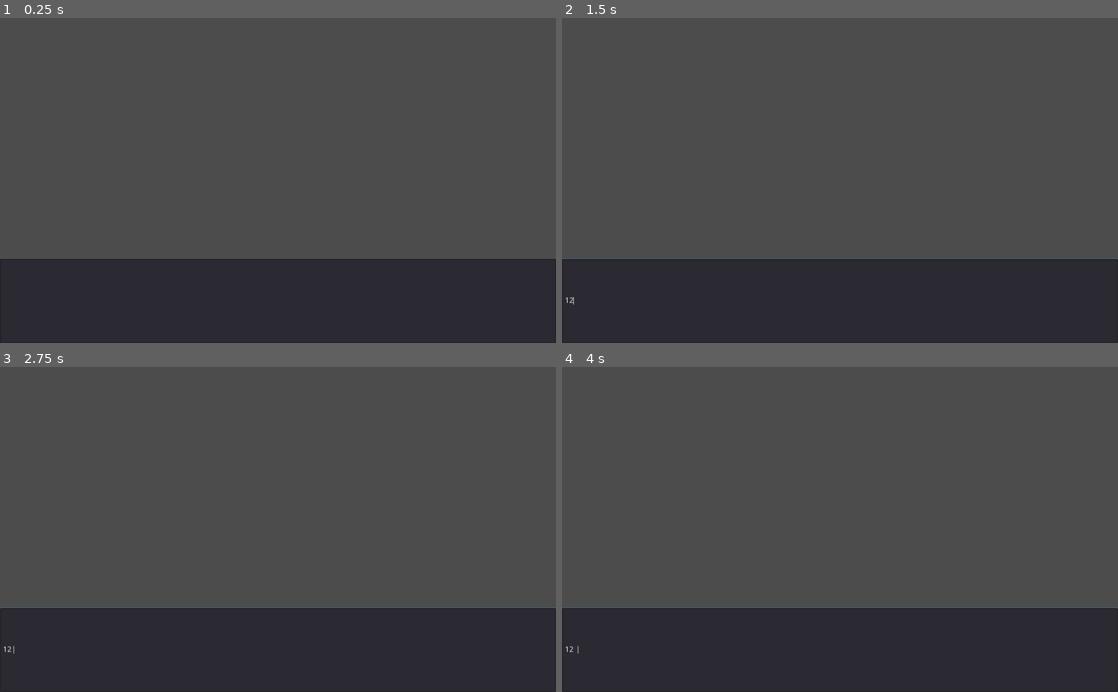
Above: before the commit, frames 1-4 (two rows, left to right).
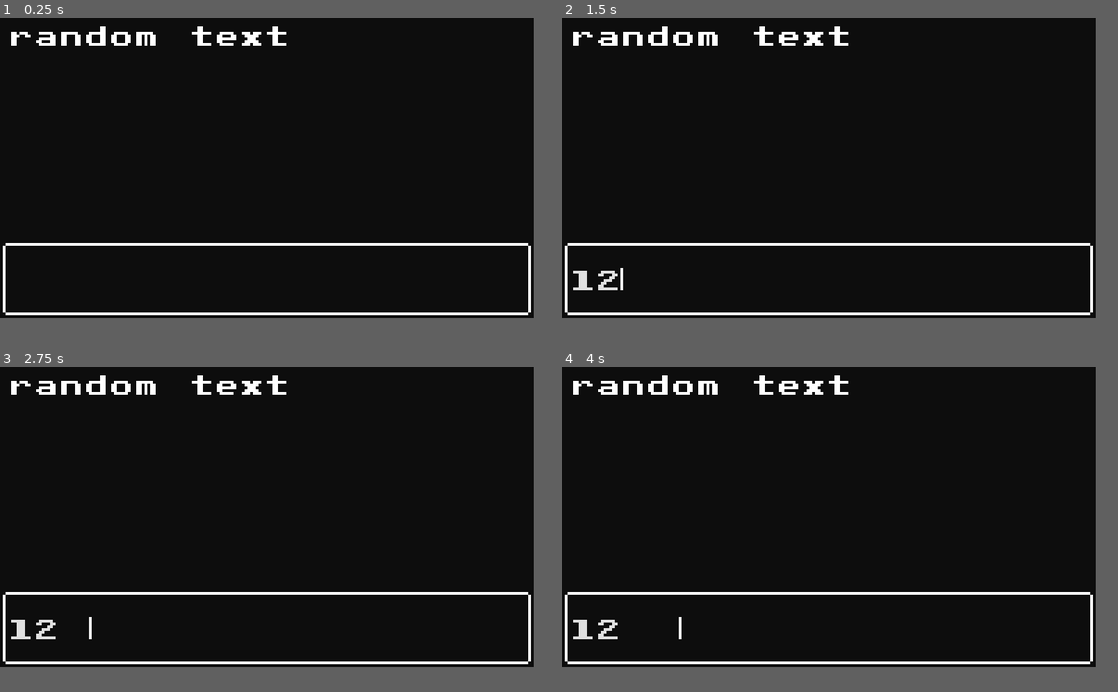
Above: after the commit, the same moments.

Repository: Rhubaruth/3D6_Rogue
Game: Godot game, scene res://Console.tscn
Same seed, same stepped clock (60 frames per second), same inputs: the game is played once before the commit and once after it. Before the commit the project has no main scene; this scene is started directly in both runs.
Inputs (mouse positions are in pixels of both pictures, inside the frame that each line leads up to):
- Up to frame 1 (0.25 s): no input
- Up to frame 2 (1.5 s): click (840, 300) at 0.52 s; type "12" at 0.6 s; tap Enter at 1.25 s
- Up to frame 3 (2.75 s): tap Space at 2 s
- Up to frame 4 (4 s): tap Enter at 2.75 s; tap Space at 3.5 s
In our replay, the window is 800x468 before the commit and 768x432 after it. These sizes can differ from the game's own. Grey fills any space a smaller window leaves; there, only what the larger window draws over its background counts as a difference.

The runs differ from the first frame. In frame 1, 92% of the frame differs, in the area x 0-100%, y 0-93%; in frame 2, 92%, in the area x 0-100%, y 0-100%; in frame 3, 92%; in frame 4, 92%.

Commit message:
Roller singleton

Diff:
--- /dev/null
+++ b/Console.gd
@@ -0,0 +1,25 @@
+extends Control
+
+
+onready var Roller = get_node("/root/Roller");
+
+
+# Called when the node enters the scene tree for the first time.
+func _ready():
+
+	print(Roller.roll("3D6"))
+
+	var avg = 0
+
+	for _i in range(100):
+		avg += Roller.roll("1d2")
+
+	print(avg/100.0);
+
+
+	pass # Replace with function body.
+
+
+# Called every frame. 'delta' is the elapsed time since the previous frame.
+#func _process(delta):
+#	pass
--- a/Console.tscn
+++ b/Console.tscn
@@ -1,16 +1,41 @@
-[gd_scene format=2]
+[gd_scene load_steps=6 format=2]
+
+[ext_resource path="res://data/Font/PixelFont_8.tres" type="DynamicFont" id=1]
+[ext_resource path="res://data/Box.png" type="Texture" id=2]
+[ext_resource path="res://Console.gd" type="Script" id=3]
+
+[sub_resource type="StyleBoxEmpty" id=1]
+
+[sub_resource type="StyleBoxEmpty" id=2]
 
 [node name="Console" type="Control"]
 anchor_right = 1.0
 anchor_bottom = 1.0
+script = ExtResource( 3 )
+__meta__ = {
+"_edit_use_anchors_": false
+}
+
+[node name="ColorRect" type="ColorRect" parent="."]
+anchor_right = 1.0
+anchor_bottom = 1.0
+color = Color( 0.054902, 0.054902, 0.054902, 1 )
 __meta__ = {
 "_edit_use_anchors_": false
 }
 
 [node name="RichTextLabel" type="RichTextLabel" parent="."]
-margin_right = 192.0
-margin_bottom = 80.0
+anchor_right = 1.0
+anchor_bottom = 0.741
+margin_left = 4.0
+margin_top = 2.0
+margin_bottom = -0.0280075
+custom_fonts/normal_font = ExtResource( 1 )
 bbcode_enabled = true
+bbcode_text = "random text"
+text = "random text"
+fit_content_height = true
+scroll_active = false
 __meta__ = {
 "_edit_use_anchors_": false
 }
@@ -19,7 +44,27 @@
 anchor_top = 0.741
 anchor_right = 1.0
 anchor_bottom = 1.0
+margin_left = 4.0
 margin_top = -0.0280075
+margin_right = -4.0
+custom_styles/focus = SubResource( 1 )
+custom_styles/normal = SubResource( 2 )
+custom_fonts/font = ExtResource( 1 )
+max_length = 12
 __meta__ = {
 "_edit_use_anchors_": false
 }
+
+[node name="NinePatchRect" type="NinePatchRect" parent="LineEdit"]
+anchor_right = 1.0
+anchor_bottom = 1.0
+margin_left = -4.0
+margin_right = 4.0
+texture = ExtResource( 2 )
+patch_margin_left = 3
+patch_margin_top = 3
+patch_margin_right = 3
+patch_margin_bottom = 3
+__meta__ = {
+"_edit_use_anchors_": false
+}
--- /dev/null
+++ b/Dice.gd
@@ -0,0 +1,28 @@
+extends Node
+
+var rng = RandomNumberGenerator.new()
+
+func _ready():
+	rng.randomize()
+	pass
+
+
+func roll(dice : String):
+	dice = dice.to_upper()
+	if not ("D" in dice):
+		return 0
+
+	var value : int = 0;
+	var count : int = int( dice.split("D", false)[0] )
+	var die : int = int( dice.split("D", false)[1] )
+
+#	print("value: ", value)
+#	print("count: ", count)
+#	print("die: ", die)
+
+	for c in range(count):
+
+		value += rng.randi_range(1, die)
+
+#	print("Rolled ", dice, " for ", str(value));
+	return value
--- a/default_env.tres
+++ b/default_env.tres
@@ -1,5 +1,7 @@
 [gd_resource type="Environment" load_steps=2 format=2]
+
 [sub_resource type="ProceduralSky" id=1]
+
 [resource]
 background_mode = 2
 background_sky = SubResource( 1 )
--- a/project.godot
+++ b/project.godot
@@ -16,7 +16,19 @@
 [application]
 
 config/name="3D6Rogue"
+run/main_scene="res://Console.tscn"
 config/icon="res://icon.png"
+
+[autoload]
+
+Roller="*res://Dice.gd"
+
+[display]
+
+window/size/width=192
+window/size/height=108
+window/stretch/mode="2d"
+window/stretch/aspect="expand"
 
 [rendering]
 
